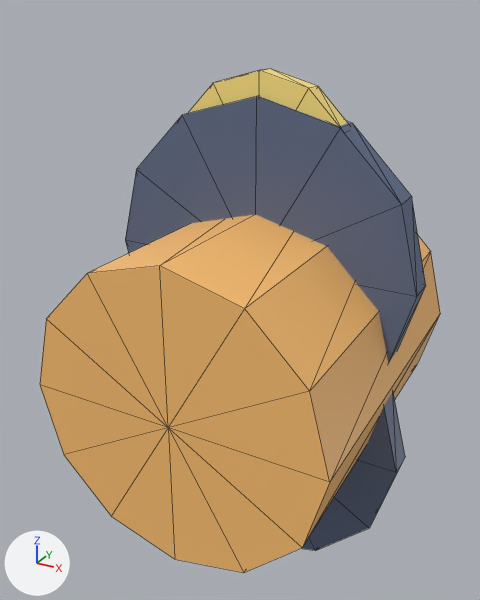
One commit to the glTF model assets/models/barrel.glb: the scene before it, then after it.
One viewpoint serves both versions: a 50 mm camera at (0.654, -1.296, 1.156) aimed at (-0.055, -0.007, 0.512). The lights are fixed; the arrows at lower left show +X, +Y and +Z. The first picture is the older version. Mesh edges are drawn as thin lines. Vertices at exactly the same position are counted once.

Names of what the first picture shows: 'geometry_0'.
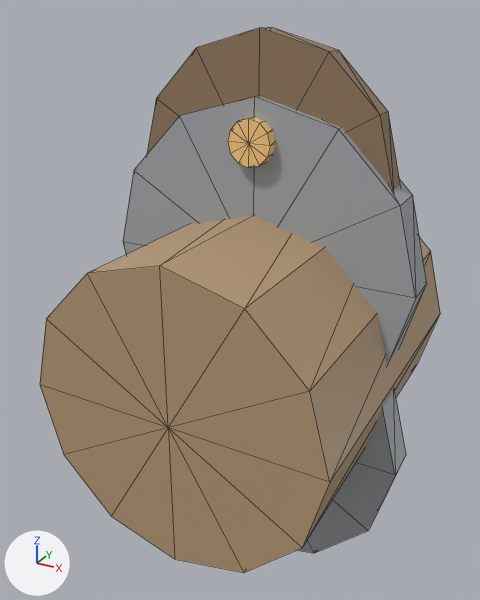
Boxes [x1, y1, x2, y2] around the edits, measured in the pictures (480 x 600 px; the box of a moved part takes in the faces that stretch with it):
'geometry_0', reshaped (8% taller)
    before: [40, 69, 440, 573]
    after: [40, 27, 440, 573]
part 1 of me_geometry_0, added (orange)
    after: [228, 117, 276, 168]
part 2 of me_geometry_0, moved or reshaped
    before: [125, 69, 426, 551]
    after: [123, 27, 427, 553]
part 3 of me_geometry_0, recoloured (orange to brown)
    before: [40, 69, 440, 573]
    after: [40, 27, 440, 573]

The change, as a diff of the scene's bpy script:
```diff
--- a/assets/models/barrel.glb.py
+++ b/assets/models/barrel.glb.py
@@ me_geometry_0 @@
 # used by ob_geometry_0; location = (0.0, 0.0, 0.0)
-me_geometry_0.from_pydata(...)  # 104 vertices, 192 faces; spans x -0.37..0.37, y -0.4..0.4, z -0.19..1.04
+me_geometry_0.from_pydata(...)  # 130 vertices, 240 faces; spans x -0.37..0.37, y -0.4..0.4, z -0.19..1.12
+# me_geometry_0 part 1: a new loose piece, a 12-sided cylinder along y spanning x -0.05..0.05, y -0.07..0.07, z 0.85..0.95, in mat_defaultmaterial
+# me_geometry_0 part 2
+# 26 vertices in x -0.37..0.37, y 0.035, z -0.19..0.99 move by (0.0, 0.01, 0.0)
+# 26 vertices in x -0.37..0.37, y -0.035, z -0.19..0.99 move by (0.0, -0.01, 0.0)
+# 24 vertices move from x -0.22..0.22, y -0.025..0.025, z 0.6..1.04 to x -0.3..0.3, y -0.025..0.025, z 0.52..1.12
+# me_geometry_0 part 3: 192 kept faces spanning x -0.37..0.37, y -0.4..0.4, z -0.19..1.12 get new vertex colours
 me_geometry_0.materials.append(mat_defaultmaterial)
```
